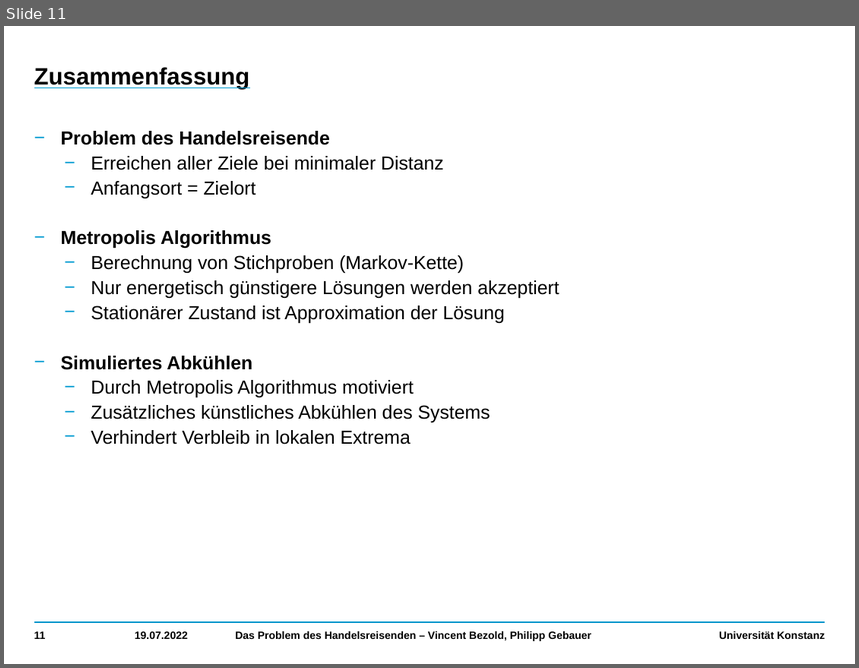
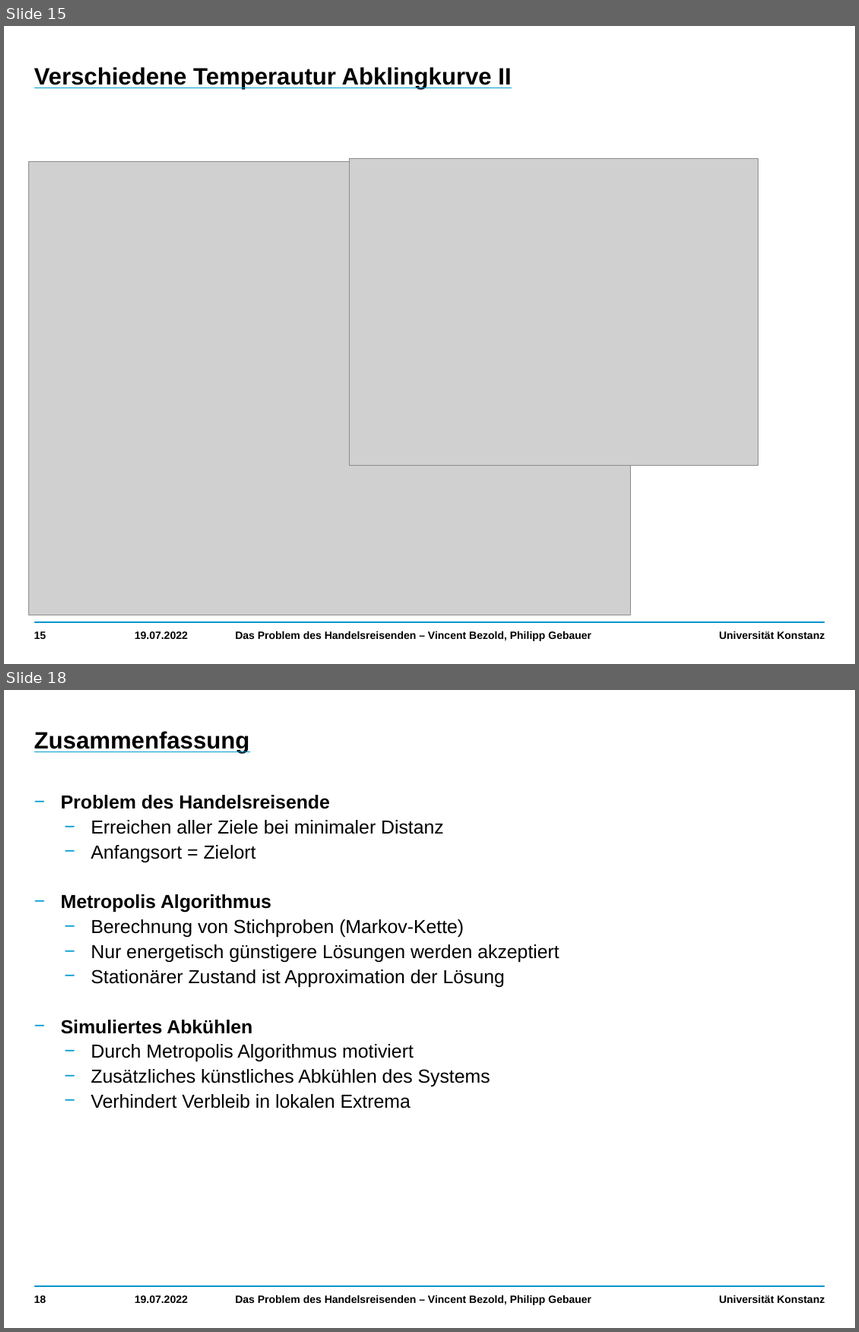
Before and after one commit to VincentBezold/Computer-simulation-stochastic-optimization, a slide deck: Travelling Salesman.pptx. Shown one above the other, each under a label of ours: slide 11 before the commit, slides 15 and 18 after it; the slides between them are not shown. The pictures are 859x668 and 859x1332 pixels, drawn with LibreOffice and Linux fonts; fonts in the diff are those of the drawing; grey boxes stand for pictures. Boxes give left, top, right and bottom in pixels: in the first picture for what was removed or moved away, otherwise in the second. Text is boxed around its words. In the diff, an @@ line names an element or a change of style, - is before the commit and + after.

```diff
--- a/Travelling Salesman.pptx
+++ b/Travelling Salesman.pptx
@@ slide 15 added at box(4, 26, 855, 664), background #FFFFFF; not listed: 2 template elements that a slide beside it also shows @@
@@ title added at box(34, 67, 511, 90), 20 pt, text #000000, bold, underline @@
+Verschiedene Temperautur Abklingkurve II
@@ picture added at box(28, 162, 630, 615) @@
@@ picture added at box(350, 159, 759, 465) @@
@@ page number added at box(34, 632, 47, 639), 9 pt, text #000000, bold @@
+15
@@ text added at box(135, 632, 188, 639), 9 pt, text #000000, bold @@
+19.07.2022
@@ text added at box(235, 632, 591, 642), 9 pt, text #000000, bold @@
+Das Problem des Handelsreisenden – Vincent Bezold, Philipp Gebauer
@@ what was slide 11 is now slide 18 @@
@@ page number at box(34, 1296, 47, 1303): text changed @@
-11
+18
```
Also in this commit, not shown: 5 slides changed, 6 other slides added.
